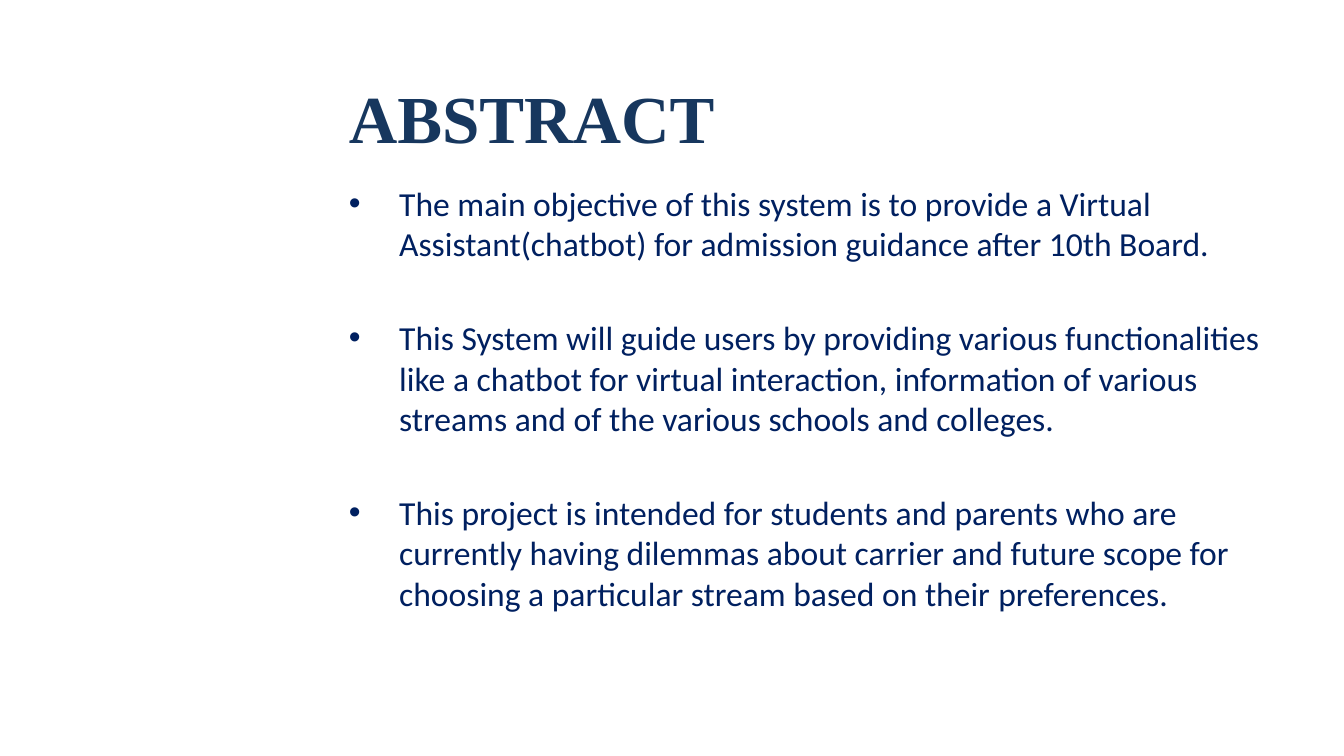
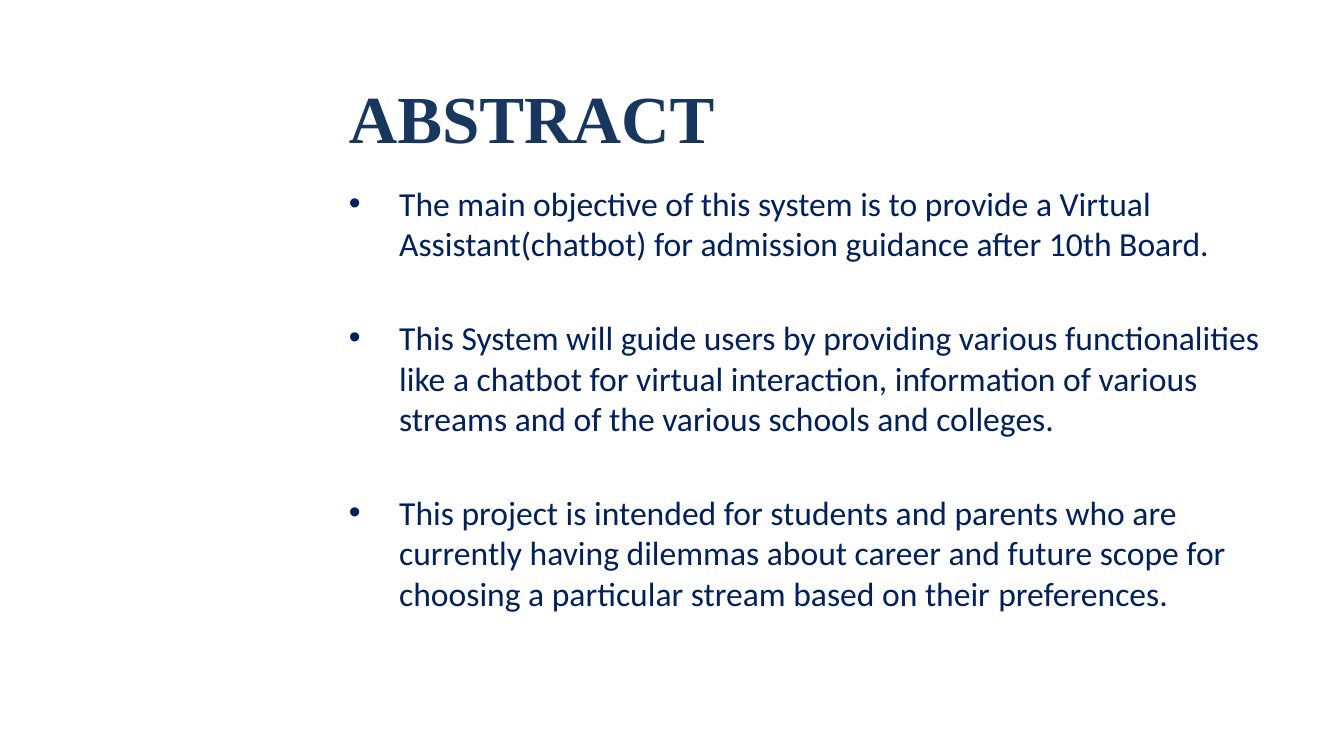
Before and after one commit to BrijeshJagad/Final-Project, a slide deck: slide 3 of Margdarshak_Presentation.pptx. Drawn at 1344x756 pixels with LibreOffice and Linux fonts; fonts in the diff are those of the drawing; background and template pictures are left out. Boxes give left, top, right and bottom in pixels: in the first picture for what was removed or moved away, otherwise in the second. Text is boxed around its words. In the diff, an @@ line names an element or a change of style, - is before the commit and + after.

```diff
--- a/Margdarshak_Presentation.pptx
+++ b/Margdarshak_Presentation.pptx
@@ text at (399, 501, 1225, 612): text changed @@
-• This project is intended for students and parents who are currently having dilemmas about carrier and future scope for choosing a particular stream based on their preferences.
+• This project is intended for students and parents who are currently having dilemmas about career and future scope for choosing a particular stream based on their preferences.
```
Also in this commit, not shown: 4 other files.
